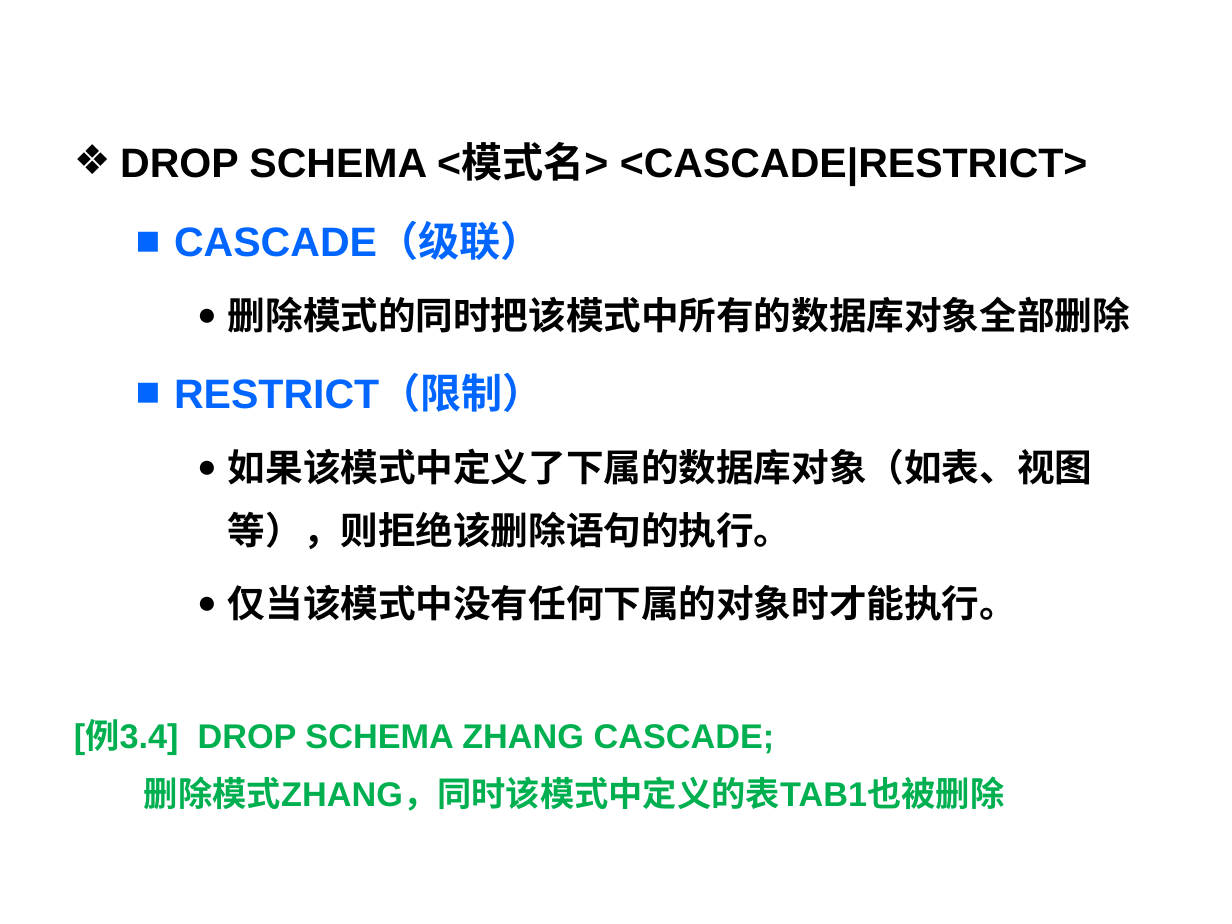
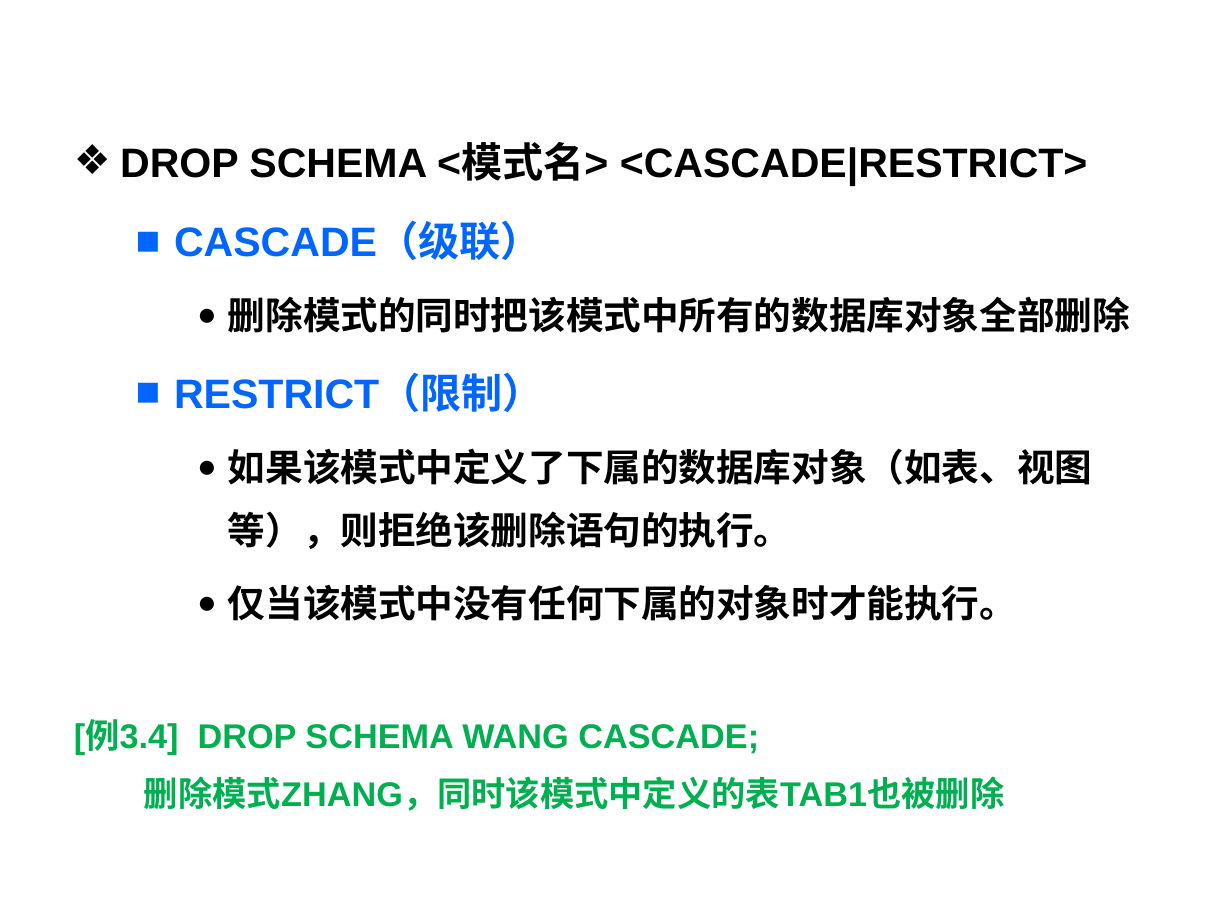
Before and after one commit to HBU/DataBase, a slide deck: slide 29 of PPT/DB第03章（1）.ppt (slide 27 before the commit). Drawn at 1232x924 pixels with LibreOffice and Linux fonts; fonts in the diff are those of the drawing; background and template pictures are left out. Boxes give left, top, right and bottom in pixels: in the first picture for what was removed or moved away, otherwise in the second. Text is boxed around its words. In the diff, an @@ line names an element or a change of style, - is before the commit and + after.

```diff
--- a/PPT/DB第03章（1）.ppt
+++ b/PPT/DB第03章（1）.ppt
@@ text at (74,720,759,754): text changed @@
-[例3.4] DROP SCHEMA ZHANG CASCADE;
+[例3.4] DROP SCHEMA WANG CASCADE;
```
Also in this commit, not shown: 1 other slide changed, 11 slides added, 28 other files.
